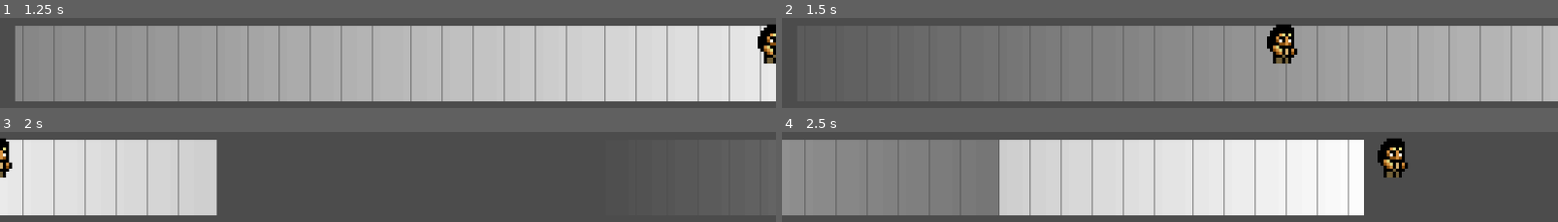
Above: before the commit, frames 1-4 (two rows, left to right).
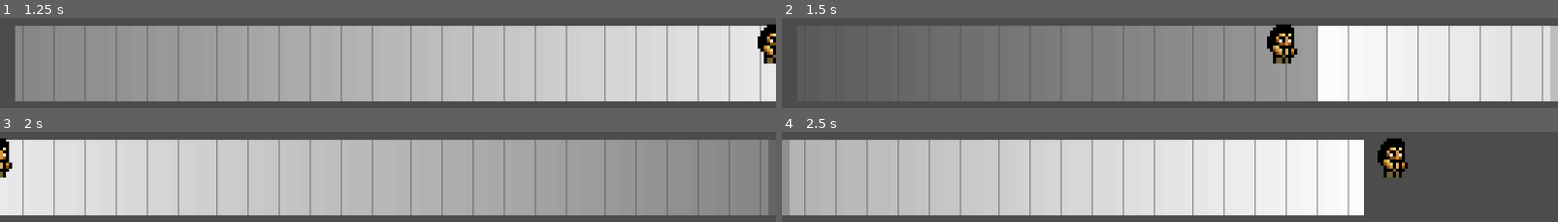
Above: after the commit, the same moments.

Repository: DivineDominion/GodotCollisionDetection
Game: Godot game, scene res://World.tscn
The game is run twice, just before and just after one commit, with the same random seed, the same clock (stepped at 60 frames per second) and the same inputs.
Inputs:
- Up to frame 1 (1.25 s): hold Right (ui_right) from 0.53 s (still down)
- Up to frame 2 (1.5 s): release Right (ui_right) at 1.28 s; hold Left (ui_left) from 1.28 s (still down)
- Up to frame 3 (2 s): keep holding Left (ui_left)
- Up to frame 4 (2.5 s): release Left (ui_left) at 2.03 s; hold Right (ui_right) from 2.03 s (still down)

Frame 1 is identical in both runs. In frame 2, 25% of the frame differs, in the area x 69-99%, y 8-93%; in frame 3, 59%, in the area x 28-99%, y 8-93%; in frame 4, 22%.

Commit message:
reset animation when walking back during fade-out

Diff:
--- a/Tile.gd
+++ b/Tile.gd
@@ -12,6 +12,8 @@
     collision_area.connect("body_entered", self, "_on_entered")
 
 func _on_entered(other: Node) -> void:
+    if $AnimationPlayer.is_playing():
+        $AnimationPlayer.stop(true)
     $AnimationPlayer.play("pulse")
 
 # Add collision thing
